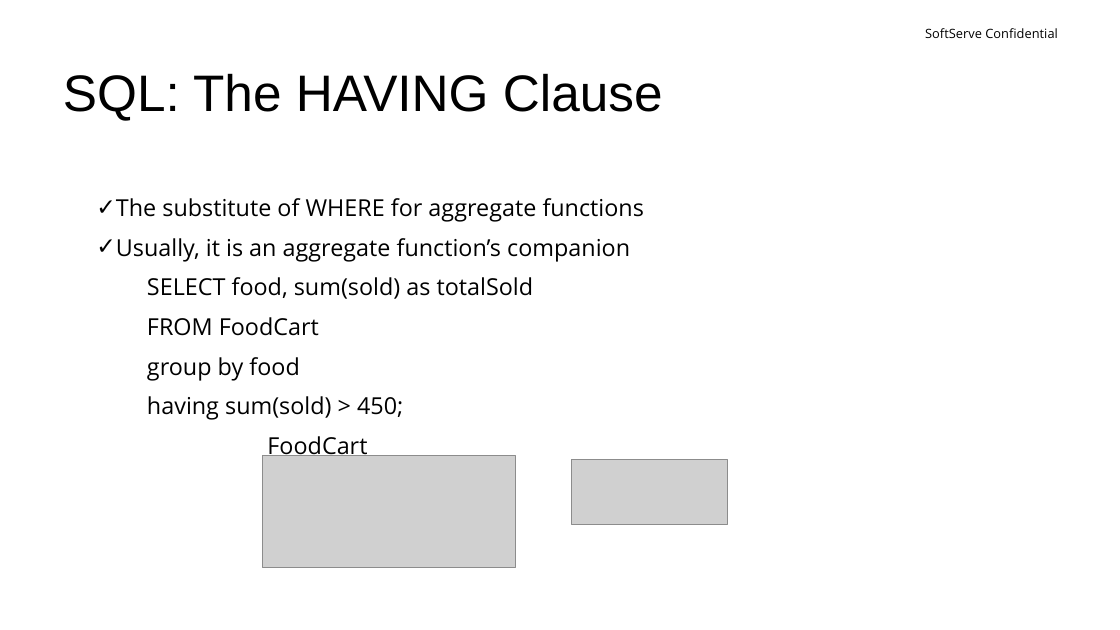
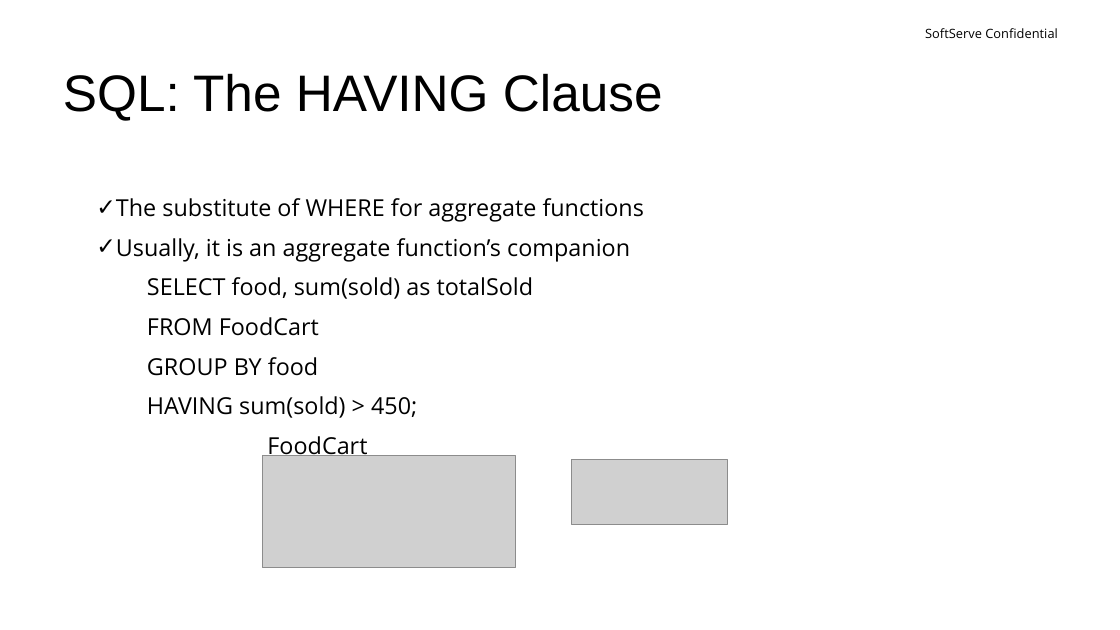
Before and after one commit to yuriimartynenko/softserve, a slide deck: slide 30 of presentation/sql.pptx. Drawn at 1120x630 pixels with LibreOffice and Linux fonts; fonts in the diff are those of the drawing; grey boxes stand for pictures; background and template pictures are left out. Boxes give left, top, right and bottom in pixels: in the first picture for what was removed or moved away, otherwise in the second. Text is boxed around its words. In the diff, an @@ line names an element or a change of style, - is before the commit and + after.

```diff
--- a/presentation/sql.pptx
+++ b/presentation/sql.pptx
@@ text at (x1=147, y1=357, x2=417, y2=418): text changed @@
-group by food
-having sum(sold) > 450;
+GROUP BY food
+HAVING sum(sold) > 450;
```
Also in this commit, not shown: 8 other slides changed.
